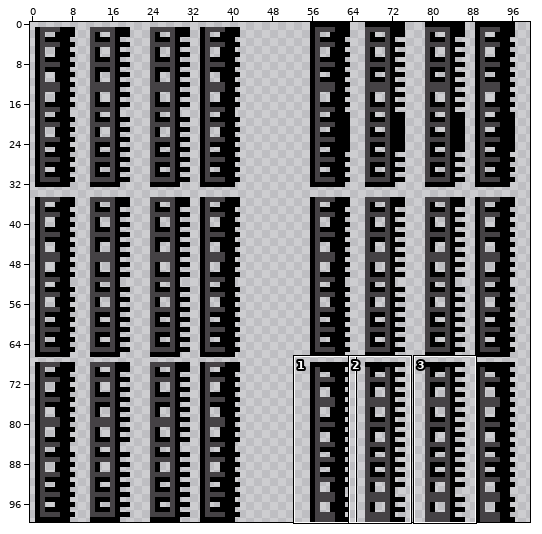
Edited in one commit: sprite sheet (sprites/Sprite18/layers/a5901b0b-a29c-4a66-bc7b-d066e27195e1/0f6ef3da-1803-4790-abeb-2c3cda153f81.png). The picture above shows the old version from afar; the outline marks the close-up.
Close-up. Before the commit:
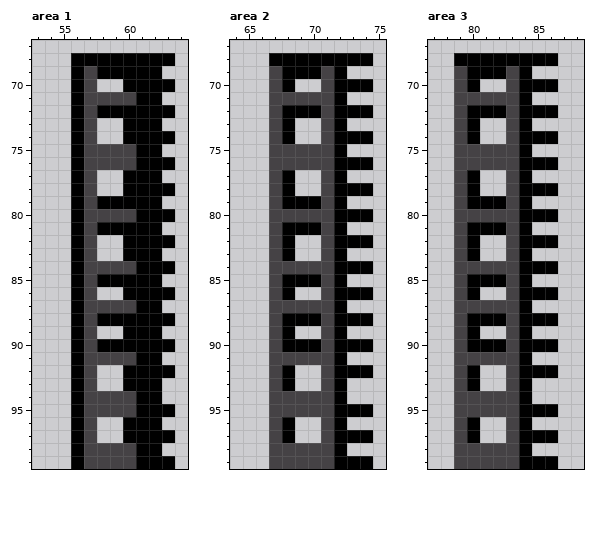
The file is 300x300 pixels, drawn in blocks of 3x3; one block is one cell here. Shown: area 1: x 53..64, y 67..99; area 2: x 64..75, y 67..99; area 3: x 77..88, y 67..99. The commit also changed other parts of the picture, which this record leaves out.
Once edited:
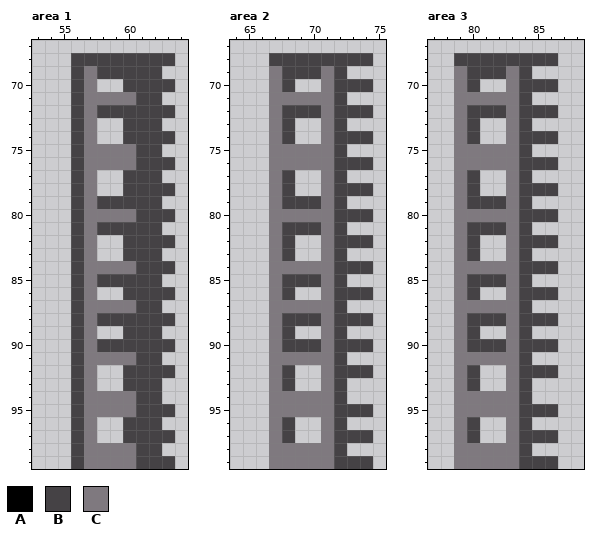
Palette (. is transparent): A #000000  B #454245  C #7f797f
What changed:
Changed rows in their new state; - is an unchanged pixel.
Area 1:
first column x 56:
 68 BBBBBBBB
 69 BCBBBBB-
 70 BC--BBBB
 71 BCCCCBB-
 72 BCBBBBBB
 73 BC--BBB-
 74 BC--BBBB
 75 BCCCCBB-
 76 BCCCCBBB
 77 BC--BBB-
 78 BC--BBBB
 79 BCBBBBB-
 80 BCCCCBBB
 81 BCBBBBB-
 82 BC--BBBB
 83 BC--BBB-
 84 BCCCCBBB
 85 BCBBBBB-
 86 BC--BBBB
 87 BCCCCBB-
 88 BCBBBBBB
 89 BC--BBB-
 90 BCBBBBBB
 91 BCCCCBB-
 92 BC--BBBB
 93 BC--BBB-
 94 BCCCCBB-
 95 BCCCCBBB
 96 BC--BBB-
 97 BC--BBBB
 98 BCCCCBB-
 99 BCCCCBBB
Area 2:
first column x 67:
 68 BBBBBBBB
 69 CBBBCB--
 70 CB--CBBB
 71 CCCCCB--
 72 CBBBCBBB
 73 CB--CB--
 74 CB--CBBB
 75 CCCCCB--
 76 CCCCCBBB
 77 CB--CB--
 78 CB--CBBB
 79 CBBBCB--
 80 CCCCCBBB
 81 CBBBCB--
 82 CB--CBBB
 83 CB--CB--
 84 CCCCCBBB
 85 CBBBCB--
 86 CB--CBBB
 87 CCCCCB--
 88 CBBBCBBB
 89 CB--CB--
 90 CBBBCBBB
 91 CCCCCB--
 92 CB--CBBB
 93 CB--CB--
 94 CCCCCB--
 95 CCCCCBBB
 96 CB--CB--
 97 CB--CBBB
 98 CCCCCB--
 99 CCCCCBBB
Area 3:
first column x 79:
 68 BBBBBBBB
 69 CBBBCB--
 70 CB--CBBB
 71 CCCCCB--
 72 CBBBCBBB
 73 CB--CB--
 74 CB--CBBB
 75 CCCCCB--
 76 CCCCCBBB
 77 CB--CB--
 78 CB--CBBB
 79 CBBBCB--
 80 CCCCCBBB
 81 CBBBCB--
 82 CB--CBBB
 83 CB--CB--
 84 CCCCCBBB
 85 CBBBCB--
 86 CB--CBBB
 87 CCCCCB--
 88 CBBBCBBB
 89 CB--CB--
 90 CBBBCBBB
 91 CCCCCB--
 92 CB--CBBB
 93 CB--CB--
 94 CCCCCB--
 95 CCCCCBBB
 96 CB--CB--
 97 CB--CBBB
 98 CCCCCB--
 99 CCCCCBBB
